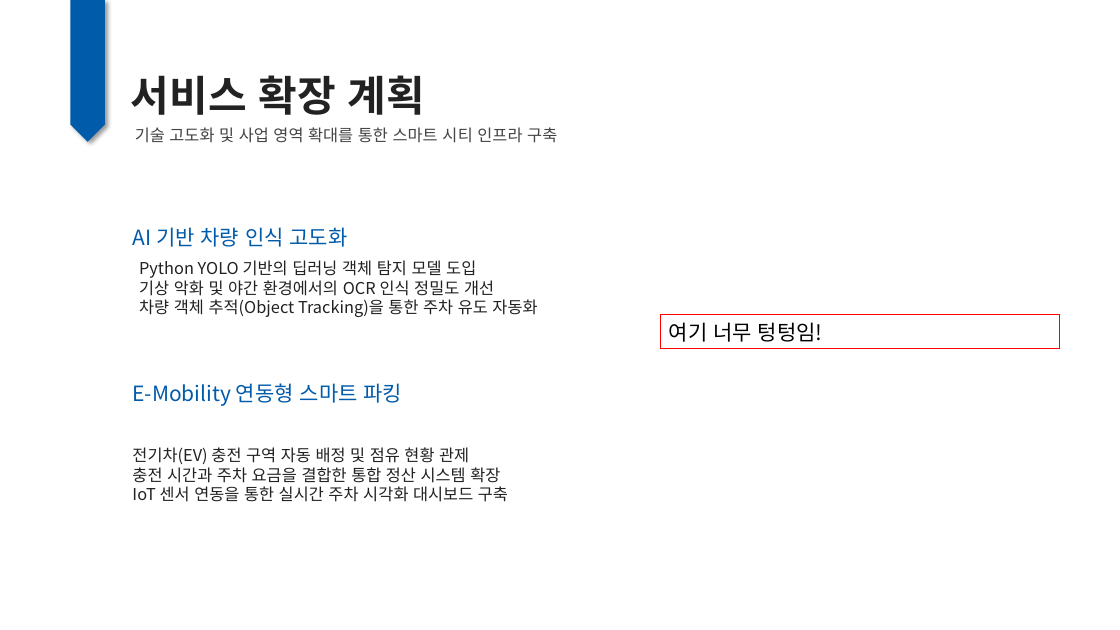
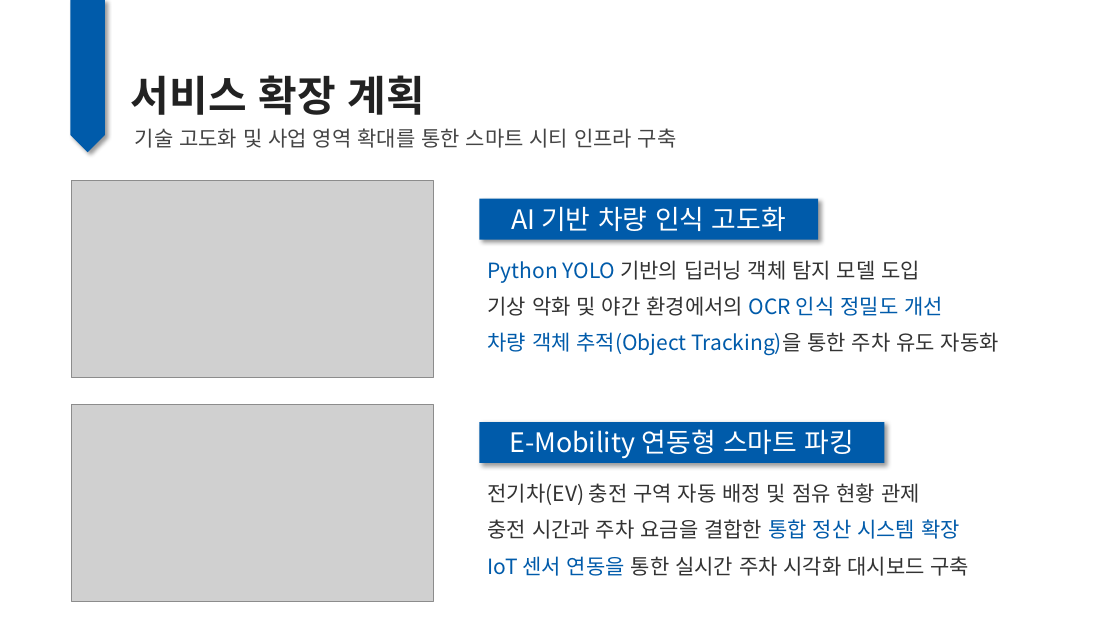
Before and after one commit to DongHyun0521/MBC_middle_project, a slide deck: slide 14 of etc/middle_ppt.pptx. Drawn at 1120x630 pixels with LibreOffice and Linux fonts; fonts in the diff are those of the drawing; grey boxes stand for pictures. Boxes give left, top, right and bottom in pixels: in the first picture for what was removed or moved away, otherwise in the second. Text is boxed around its words. In the diff, an @@ line names an element or a change of style, - is before the commit and + after.

```diff
--- a/etc/middle_ppt.pptx
+++ b/etc/middle_ppt.pptx
@@ pentagon arrow: place and size @@
-pentagon arrow at [71, 0, 105, 142]
+pentagon arrow at [71, 0, 105, 152]
@@ text "기술 고도화 및 사업 영역 ..." at [135, 128, 677, 148]: size 14 to 18 pt @@
@@ picture added at [72, 181, 434, 378] @@
@@ rectangle "AI 기반 차량 인식 고도화": place and size @@
-rectangle "AI 기반 차량 인식 고도화" at [132, 227, 348, 247]
+rectangle "AI 기반 차량 인식 고도화" at [480, 198, 818, 239]
@@ rectangle "AI 기반 차량 인식 고도화" at [480, 198, 818, 239]: size 18 to 23 pt, text colour #005BAA to #FFFFFF; alignment left to centre; fill none to #005BAA; shadow on @@
@@ text "Python YOLO 기반의 딥러닝 객체 ...": place and size @@
-text "Python YOLO 기반의 딥러닝 객체 ..." at [139, 260, 537, 317]
+text "Python YOLO 기반의 딥러닝 객체 ..." at [488, 260, 920, 283]
@@ text "Python YOLO 기반의 딥러닝 객체 ..." at [488, 260, 920, 283]: size 14 to 18 pt; text colour #222222 to #005BAA in "Python YOLO"; text colour #222222 to #333333 in "기반의 딥러닝 객체 탐지 모델 도입"; line spacing 1 to 22pt @@
@@ text at [139, 277, 537, 317]: paragraphs removed @@
-기상 악화 및 야간 환경에서의 OCR 인식 정밀도 개선
-차량 객체 추적(Object Tracking)을 통한 주차 유도 자동화
@@ text added at [488, 296, 943, 316], 18 pt, text #333333 @@
+기상 악화 및 야간 환경에서의 OCR 인식 정밀도 개선
@@ rectangle removed at [660, 315, 1060, 349] @@
-여기 너무 텅텅임!
@@ text added at [488, 332, 999, 355], 18 pt, text #005BAA @@
+차량 객체 추적(Object Tracking)을 통한 주차 유도 자동화
@@ picture added at [72, 404, 434, 602] @@
@@ text removed at [132, 447, 508, 502] @@
-전기차(EV) 충전 구역 자동 배정 및 점유 현황 관제
-충전 시간과 주차 요금을 결합한 통합 정산 시스템 확장
-IoT 센서 연동을 통한 실시간 주차 시각화 대시보드 구축
@@ rectangle "E-Mobility 연동형 스마트 파킹" at [480, 422, 885, 463]: size 18 to 23 pt, text colour #005BAA to #FFFFFF; alignment left to centre; fill none to #005BAA; shadow on @@
@@ rectangle "E-Mobility 연동형 스마트 파킹": place and size @@
-rectangle "E-Mobility 연동형 스마트 파킹" at [132, 383, 403, 406]
+rectangle "E-Mobility 연동형 스마트 파킹" at [480, 422, 885, 463]
@@ text added at [488, 483, 920, 505], 18 pt, text #333333 @@
+전기차(EV) 충전 구역 자동 배정 및 점유 현황 관제
@@ text added at [488, 519, 960, 539], 18 pt, text #333333 @@
+충전 시간과 주차 요금을 결합한 통합 정산 시스템 확장
@@ text added at [488, 556, 970, 576], 18 pt, text #333333 @@
+IoT 센서 연동을 통한 실시간 주차 시각화 대시보드 구축
```
Also in this commit, not shown: 12 other slides changed, 1 slide added, 1 slide removed, 59 other files.
